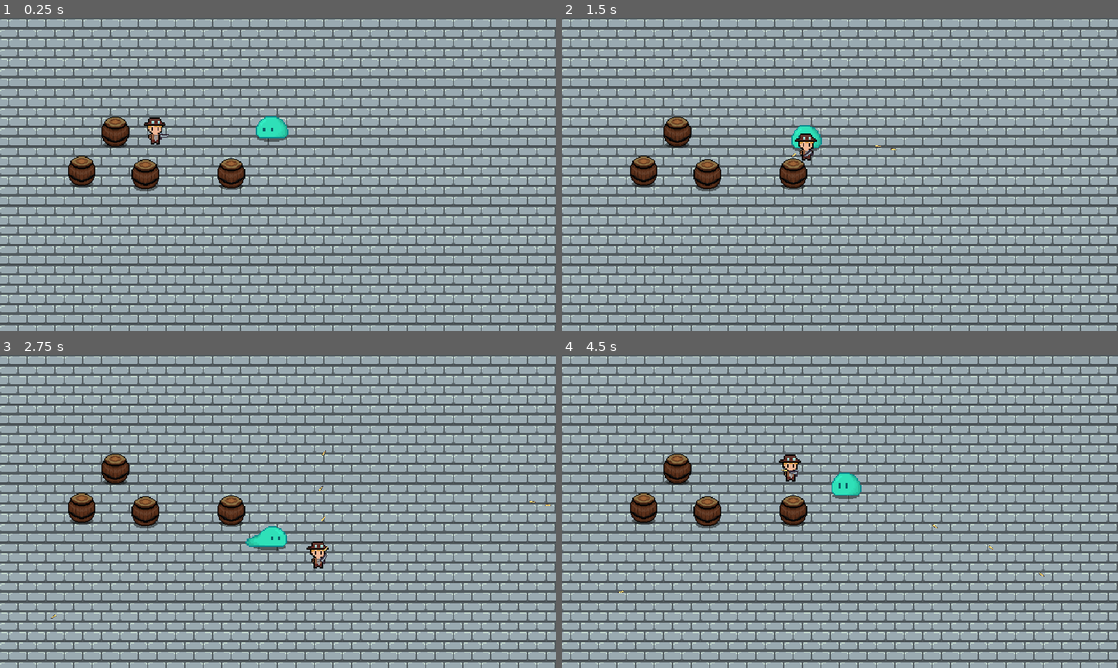
Above: before the commit, frames 1-4 (two rows, left to right).
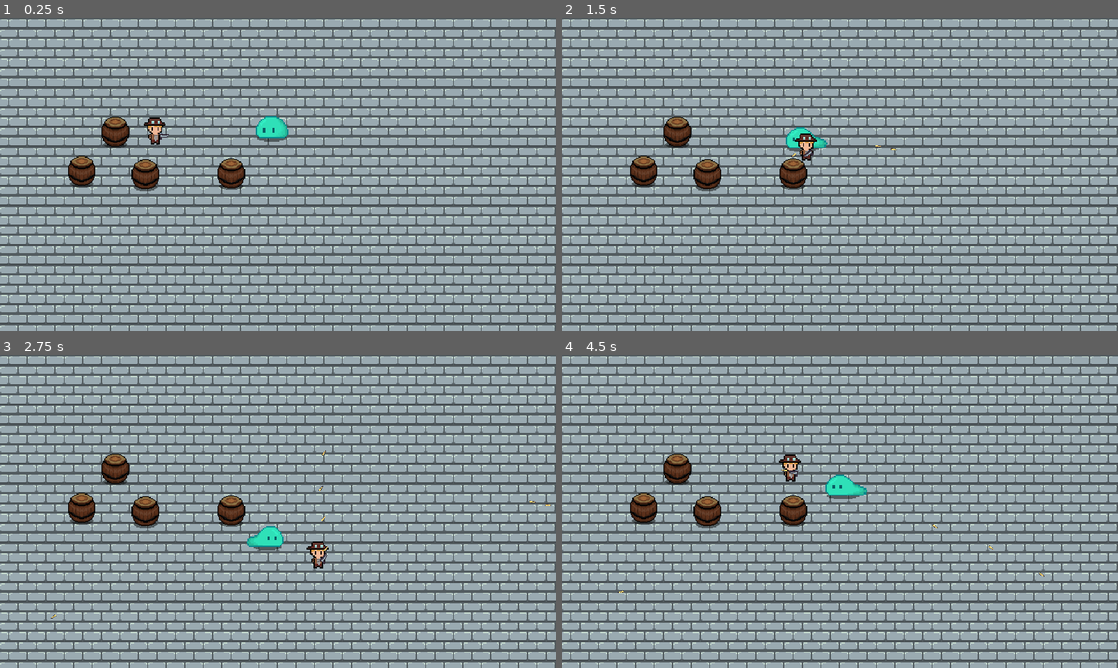
Above: after the commit, the same moments.

Repository: WAIWAI-PARTY/Life-after-people
Game: Godot game, scene res://World.tscn
Same seed, same stepped clock (60 frames per second), same inputs: the game is played once before the commit and once after it.
Inputs (mouse positions are in pixels of both pictures, inside the frame that each line leads up to):
- Up to frame 1 (0.25 s): no input
- Up to frame 2 (1.5 s): move the mouse to (962, 158) at 0.52 s; press the mouse at (962, 158) at 0.53 s; hold D (ui_right) 0.53-1.28 s; move the mouse to (728, 190) at 1.27 s; release the mouse at (728, 190) at 1.28 s; hold S (ui_down) from 1.28 s (still down); click (728, 190) at 1.35 s
- Up to frame 3 (2.75 s): move the mouse to (333, 442) at 2.02 s; release S (ui_down) at 2.03 s; press the mouse at (333, 442) at 2.03 s; hold D (ui_right) from 2.03 s (still down)
- Up to frame 4 (4.5 s): move the mouse to (812, 574) at 2.77 s; release D (ui_right) at 2.78 s; release the mouse at (812, 574) at 2.78 s; hold W (ui_up) 2.78-3.53 s; click (812, 574) at 2.85 s; move the mouse to (1006, 558) at 3.52 s; press the mouse at (1006, 558) at 3.53 s; hold A (ui_left) from 3.53 s (still down); move the mouse to (673, 464) at 4.27 s; release the mouse at (673, 464) at 4.28 s; click (673, 464) at 4.35 s

The runs differ from the first frame. In frame 1, less than 0.1% of the frame differs, in the area x 47-50%, y 35-37%; in frame 2, 0.2%; in frame 3, 0.1%; in frame 4, 0.2%, in the area x 47-55%, y 37-46%.

Commit message:
slime walk 4 fps

Diff:
--- a/Enemy/Slime.tscn
+++ b/Enemy/Slime.tscn
@@ -50,7 +50,7 @@
 "frames": [ SubResource( 10 ), SubResource( 11 ), SubResource( 12 ) ],
 "loop": true,
 "name": "walk",
-"speed": 6.0
+"speed": 4.0
 } ]
 
 [sub_resource type="CapsuleShape2D" id=1]
@@ -76,7 +76,6 @@
 [node name="slimeAnimation" type="AnimatedSprite" parent="."]
 frames = SubResource( 9 )
 animation = "idle"
-frame = 3
 playing = true
 offset = Vector2( 1, -5 )
 
